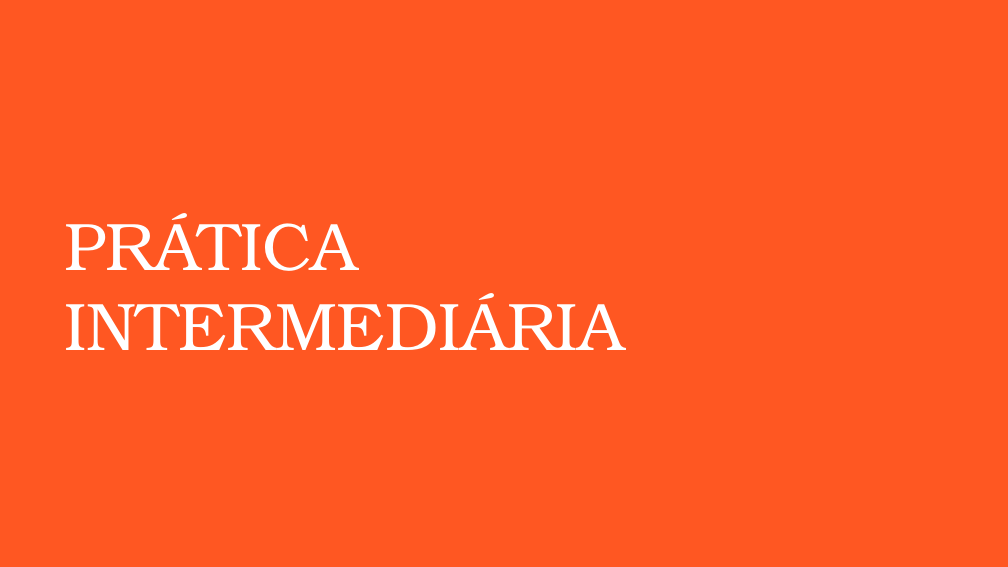
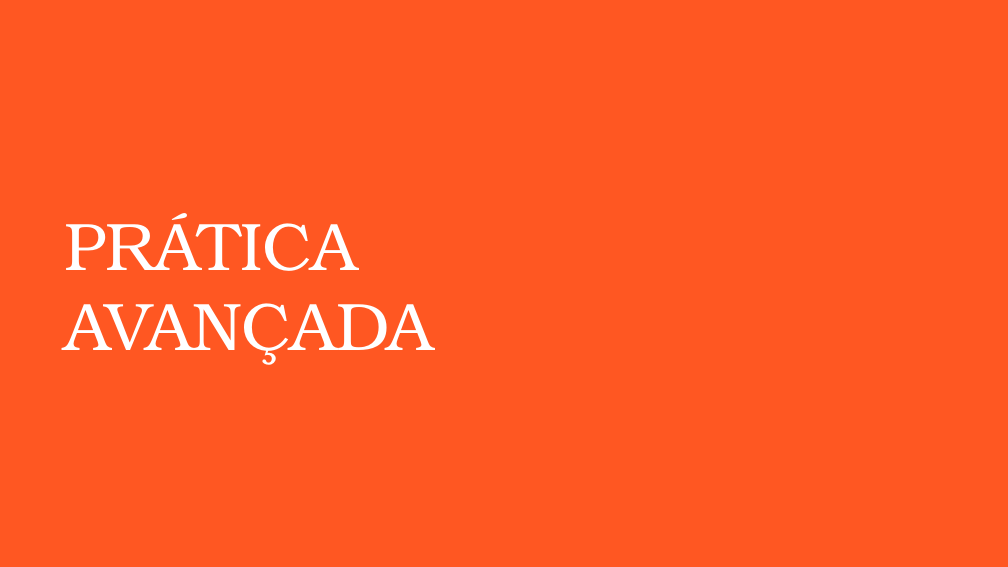
Before and after one commit to Eridhonson/informatica, a slide deck: slide 13 of Word/ELEMENTOS VISUAIS NO WORD.pptx (slide 11 before the commit). Drawn at 1008x567 pixels with LibreOffice and Linux fonts; fonts in the diff are those of the drawing. Boxes give left, top, right and bottom in pixels: in the first picture for what was removed or moved away, otherwise in the second. Text is boxed around its words. In the diff, an @@ line names an element or a change of style, - is before the commit and + after.

Commit message:
Nova prática adicionada

```diff
--- a/Word/ELEMENTOS VISUAIS NO WORD.pptx
+++ b/Word/ELEMENTOS VISUAIS NO WORD.pptx
@@ title at [64, 303, 433, 365]: text changed @@
-INTERMEDIÁRIA
+AVANÇADA
```
Also in this commit, not shown: 1 other slide changed, 2 slides added.
